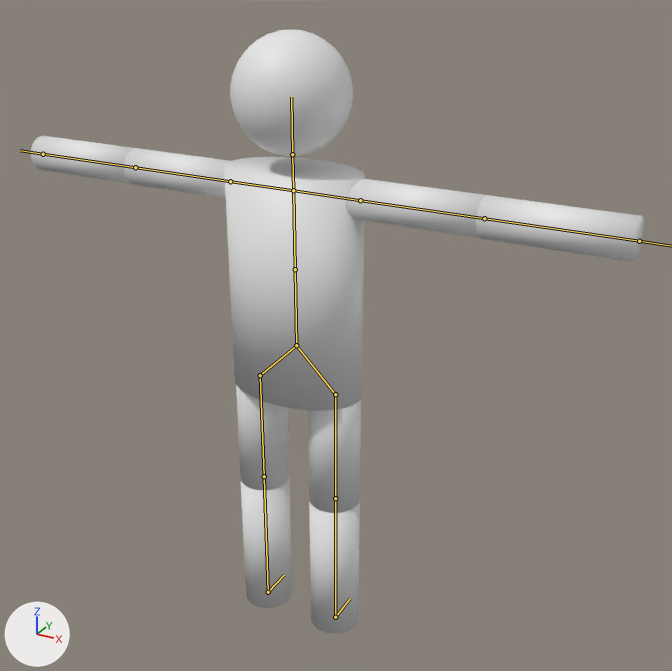
The Blender file Content/Resources/Character02.blend: old version first, new version second.
Rendered twice from a camera (50 mm lens) standing at (62.9, -102.8, 100.2) and looking at (0.5, 10.6, 43.4). Lighting does not change. The marker at lower left points along +X, +Y and +Z. The bones that bend it are drawn over the model as lines.
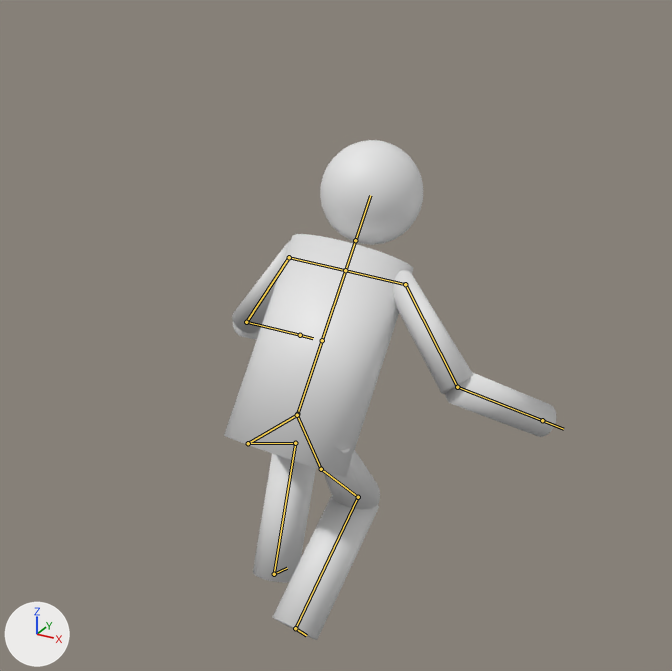
The newer file adds an action. The first version stands in its rest pose; the second is drawn at frame 5 of the action 'land'.

Boxes (x1, y1, x2, y2) around the edits, measured in the pictures (672 x 671 px):
'mesh', posed (46% narrower, 17% shorter)
    before: (31, 30, 644, 634)
    after: (224, 140, 557, 640)
bone 'spine01', root to tip
    before: (296, 345) to (295, 269)
    after: (297, 414) to (322, 340)
bone 'upperarm_l', root to tip
    before: (230, 181) to (135, 167)
    after: (289, 257) to (246, 322)
bone 'lowerarm_l', root to tip
    before: (135, 167) to (43, 154)
    after: (246, 322) to (300, 335)
bone 'upperarm_r', root to tip
    before: (360, 200) to (484, 218)
    after: (405, 284) to (457, 387)
bone 'lowerarm_r', root to tip
    before: (484, 218) to (639, 241)
    after: (457, 387) to (542, 420)
bone 'thigh_l', root to tip
    before: (260, 375) to (264, 476)
    after: (248, 443) to (295, 443)
bone 'calf_l', root to tip
    before: (264, 476) to (268, 592)
    after: (295, 443) to (274, 574)
bone 'thigh_r', root to tip
    before: (335, 394) to (335, 498)
    after: (321, 469) to (358, 497)
bone 'calf_r', root to tip
    before: (335, 498) to (335, 617)
    after: (358, 497) to (295, 628)

The change in detail:
Bone 'spine01' (bone_spine01) moves from (0.0, 0.0, 0.0) to (0.0, -1.1, 0.0).
Bone 'spine01' (bone_spine01) turns from (0, 0, 0) to (-35, -1, -2) degrees about its own x, y and z.
Bone 'upperarm_l' (bone_upperarm_l) turns from (0, 0, 0) to (-36, 18, 36) degrees about its own x, y and z.
Bone 'lowerarm_l' (bone_lowerarm_l) turns from (0, 0, 0) to (-74, -34, 21) degrees about its own x, y and z.
Bone 'upperarm_r' (bone_upperarm_r) turns from (0, 0, 0) to (-8, 5, -48) degrees about its own x, y and z.
Bone 'lowerarm_r' (bone_lowerarm_r) turns from (0, 0, 0) to (-65, 21, -5) degrees about its own x, y and z.
Bone 'thigh_l' (bone_thigh_l) turns from (0, 0, 0) to (4, -5, -97) degrees about its own x, y and z.
Bone 'calf_l' (bone_calf_l) turns from (0, 0, 0) to (0, 0, 86) degrees about its own x, y and z.
Bone 'thigh_r' (bone_thigh_r) turns from (0, 0, 0) to (-1, 0, 81) degrees about its own x, y and z.
Bone 'calf_r' (bone_calf_r) turns from (0, 0, 0) to (-2, 1, -96) degrees about its own x, y and z.
